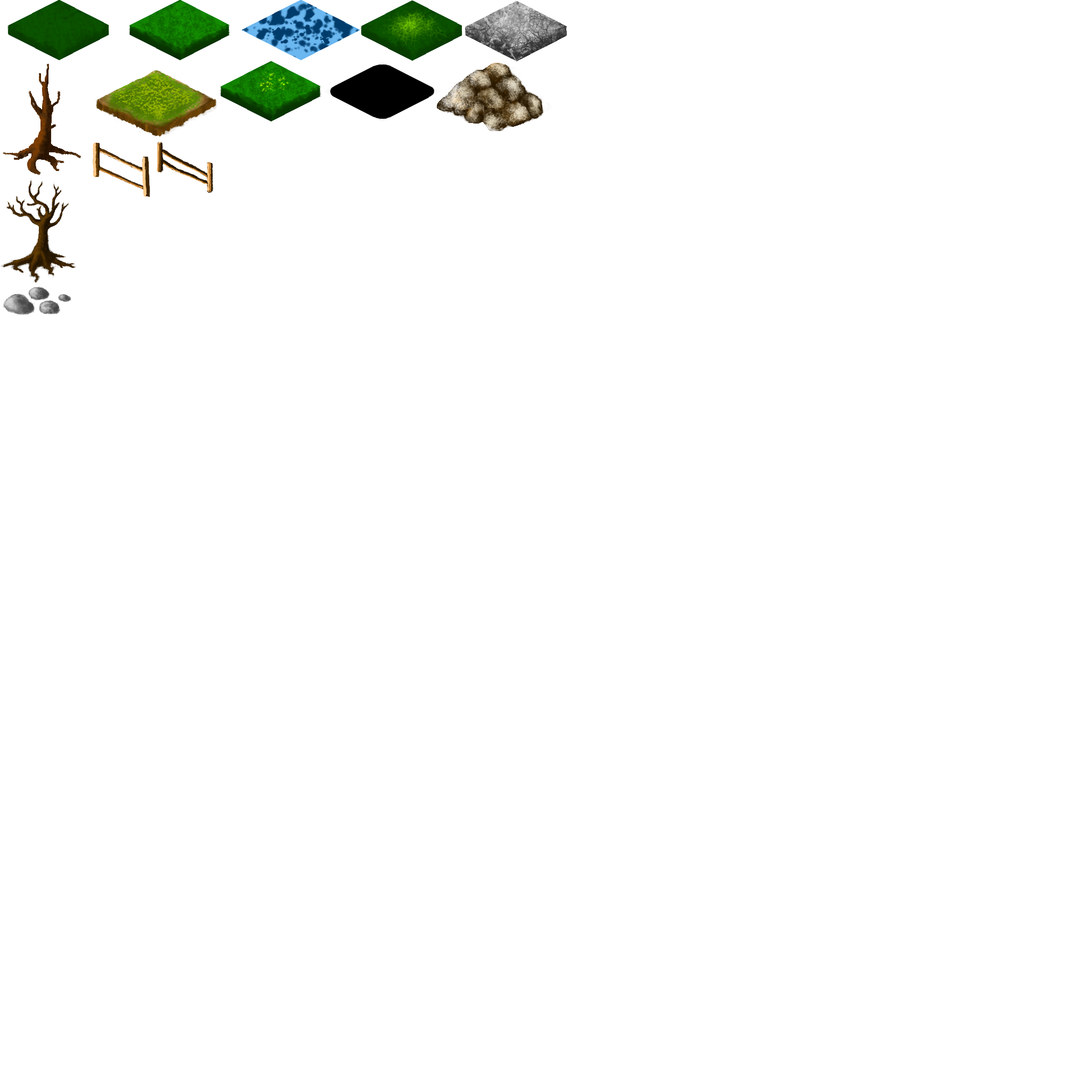
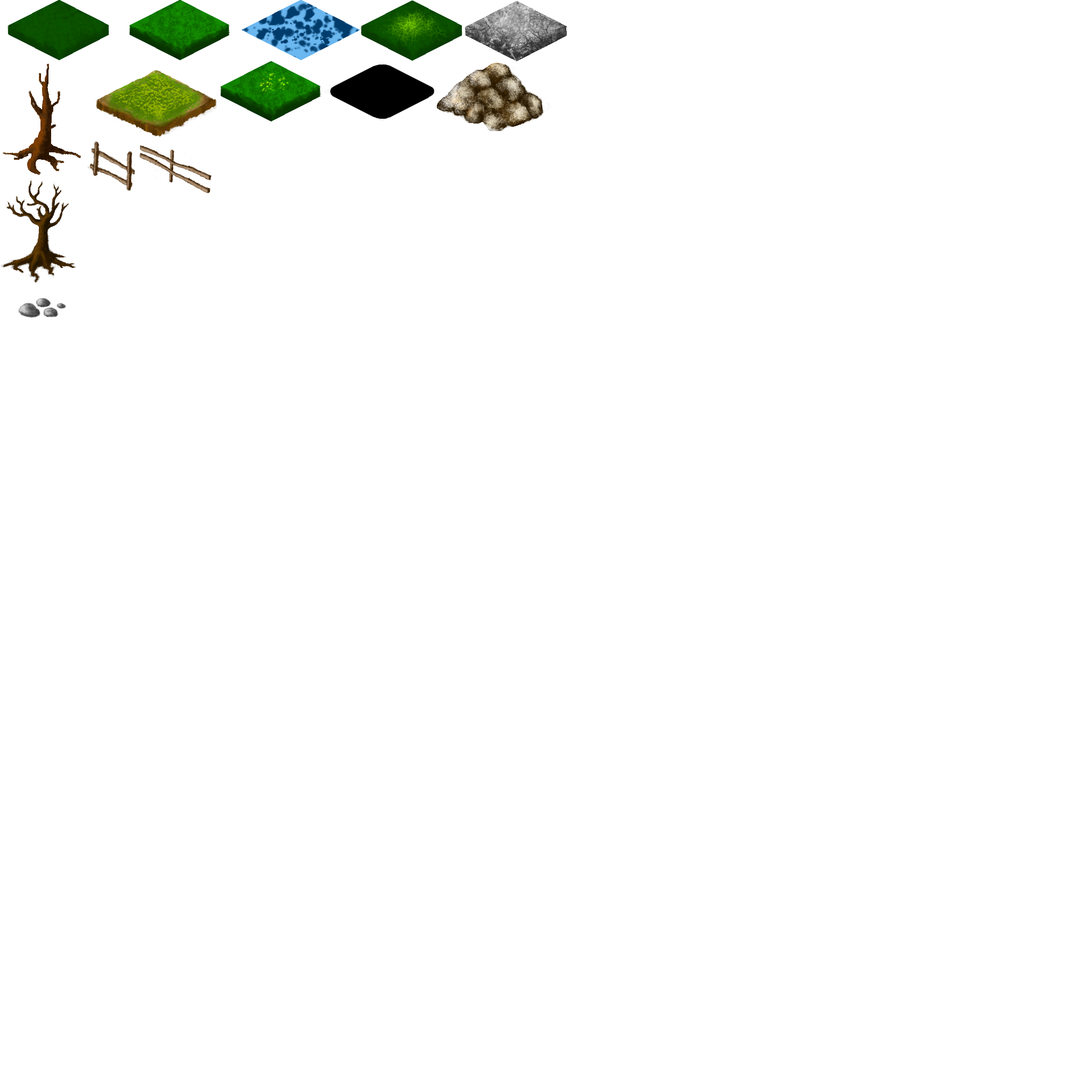
Revision of a layered 1091px x 1091px image; what changed, layer by layer:
painted on "Обычный слой 3 (вставлено)" (1st of 2) over [87, 141, 135, 192]
added layer "zabor2" above "stones" over [124, 140, 214, 198]
renamed "Обычный слой 4 (вставлено)" to "stones", painted on it over [2, 286, 72, 319]
renamed "Обычный слой 4 (вставлено)" to "tree", painted on it over [2, 161, 128, 319]
removed layer "Обычный слой 4 (вставлено)" (3rd of 5) over [101, 140, 214, 198]
removed layer "Обычный слой 4 (вставлено)" (4th of 5) over [87, 140, 214, 198]
painted on "stones" (2nd of 2) over [2, 140, 214, 319]
added layer "zabor" above "green1" over [87, 140, 169, 198]
painted on "Копия Layer 2" over [91, 140, 191, 159]
